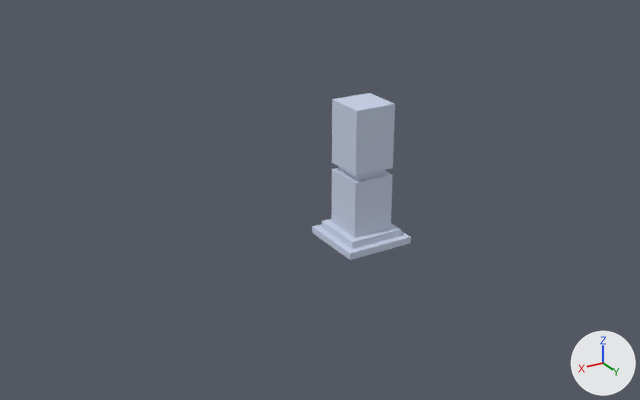
Renders of the glTF model public/models/tiles01.glb from each side of a commit.
Camera for both pictures: a camera (50 mm lens) standing at (6.32, 9.41, 5.44) and looking at (0.57, -0.17, 0.65). Arrows for +X, +Y and +Z are at lower right; the lights stay in place.
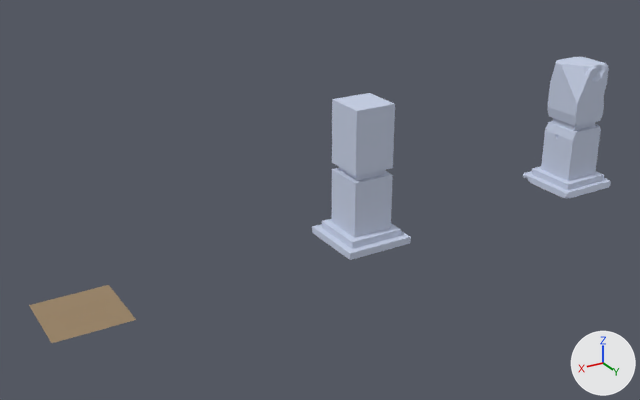
What changed in the scene script:
```text
Add mat_dirt01:
    mat_dirt01 = principled_material('dirt01')
    mat_dirt01.base_color = (0.325, 0.227, 0.127)  # brown #9a8364
Add me_plane:
    me_plane.from_pydata([(-0.5, -0.5, 0.0), (0.5, -0.5, 0.0), (-0.5, 0.5, 0.0), (0.5, 0.5, 0.0)], [], [(2, 0, 1), (2, 1, 3)])
    me_plane.materials.append(mat_dirt01)  # brown #9a8364
Add me_cube_002_dmg:
    me_cube_002_dmg.from_pydata(...)  # 1227 vertices, 2450 faces; spans x -0.5..0.5, y -0.5..0.49, z -0.5..1.5
    me_cube_002_dmg.materials.append(mat_material_010)  # white #c8d1e7
Add ob_grounddirt01:
    ob_grounddirt01 = bpy.data.objects.new('groundDirt01', me_plane)
    ob_grounddirt01.location = (4.0, 0.0, 0.0)
Add ob_column02:
    ob_column02 = bpy.data.objects.new('column02', me_cube_002_dmg)
    ob_column02.location = (-4.0, 0.0, 0.5)
```

Boxes [x1, y1, x2, y2] around the edits, measured in the pictures (640 x 400 px):
'column02', added
    after: [523, 57, 611, 199]
'groundDirt01', added (brown)
    after: [29, 285, 136, 343]
